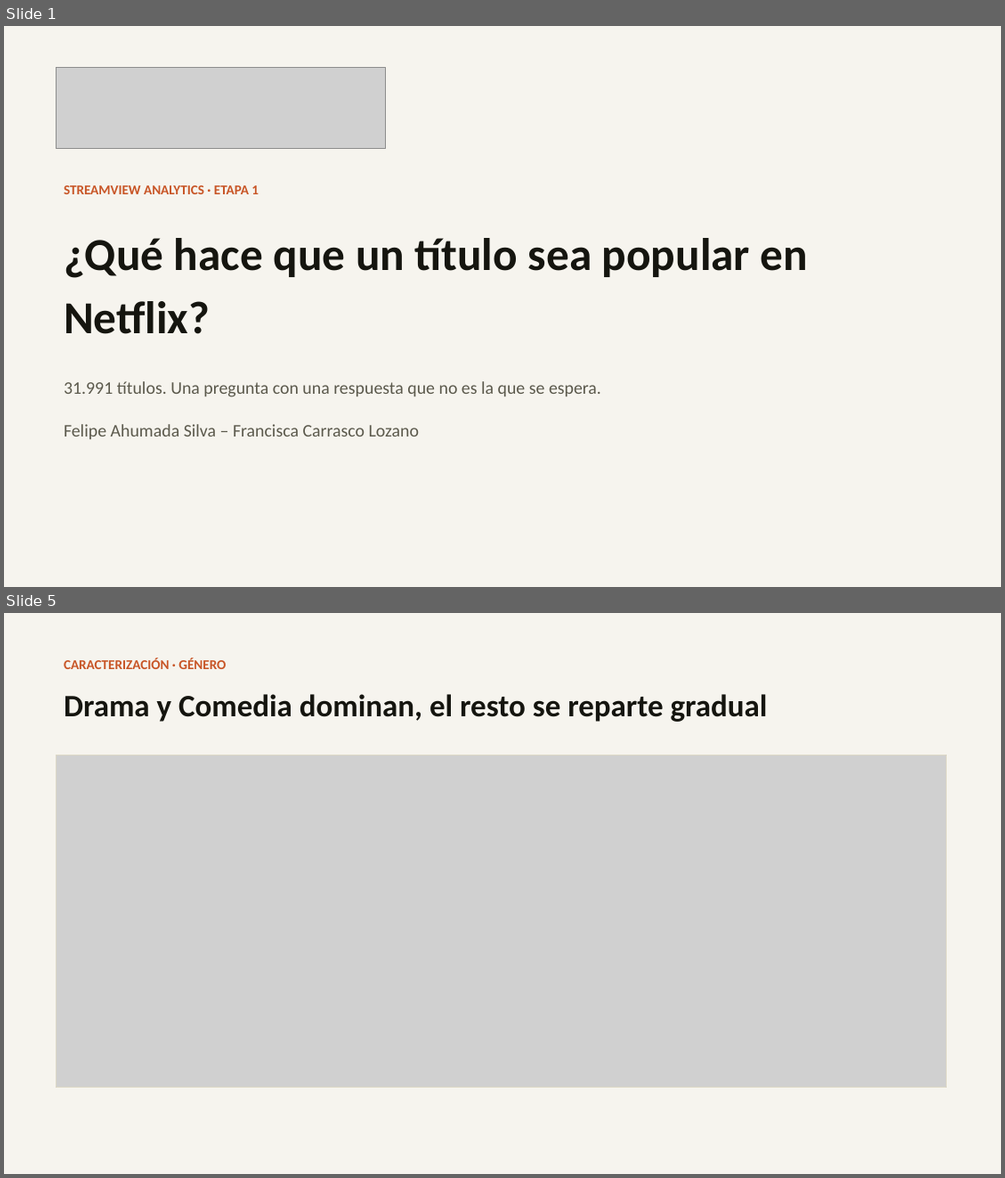
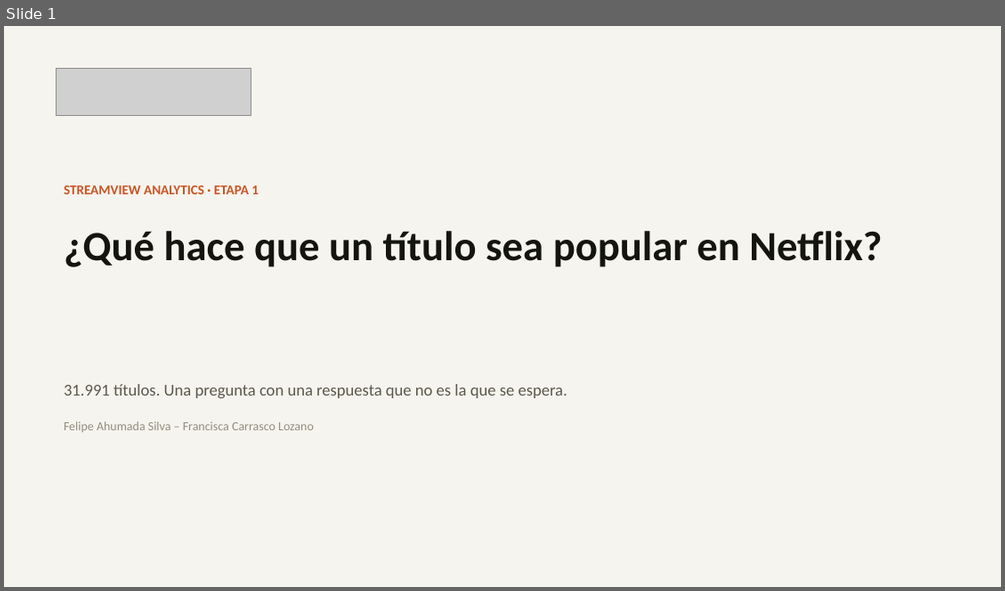
Before and after one commit to francarrascoo/StreamView_Analytics, a slide deck: entregables/Presentacion_EV1_StreamView_Analytics.pptx. Shown one above the other, each under a label of ours: slides 1 and 5 before the commit, slide 1 after it; the slides between them are not shown. The pictures are 1005x1178 and 1005x591 pixels, drawn with LibreOffice and Linux fonts; fonts in the diff are those of the drawing; grey boxes stand for pictures. Boxes give left, top, right and bottom in pixels: in the first picture for what was removed or moved away, otherwise in the second. Text is boxed around its words. In the diff, an @@ line names an element or a change of style, - is before the commit and + after.

```diff
--- a/entregables/Presentacion_EV1_StreamView_Analytics.pptx
+++ b/entregables/Presentacion_EV1_StreamView_Analytics.pptx
@@ slide 5 removed at [4, 613, 1001, 1174], background #FFFFFF @@
@@ rectangle removed at [4, 613, 1001, 1174] @@
@@ text removed at [64, 658, 226, 669] @@
-CARACTERIZACIÓN · GÉNERO
@@ text removed at [64, 694, 768, 722] @@
-Drama y Comedia dominan, el resto se reparte gradual
@@ picture removed at [57, 755, 947, 1087] @@
@@ rectangle removed at [57, 755, 947, 1087] @@
@@ slide 1 changed as well @@
@@ picture: place and size @@
-picture at [57, 68, 386, 149]
+picture at [57, 68, 251, 116]
@@ text "¿Qué hace que un título ..." at [64, 231, 882, 267]: size 44 to 40 pt; line spacing 1.15 to 1.05 @@
@@ text "31.991 títulos. Una pregunta con ..." at [64, 384, 567, 398]: size 17 to 16 pt; line spacing 1.15 to 1.3 @@
@@ text "Felipe Ahumada Silva – Francisca ..." at [64, 421, 314, 432]: size 17 to 12 pt, text colour #5B594C to #918F7F @@
```
Also in this commit, not shown: 9 other slides changed, 5 slides added, 4 other slides removed, 2 other files.
